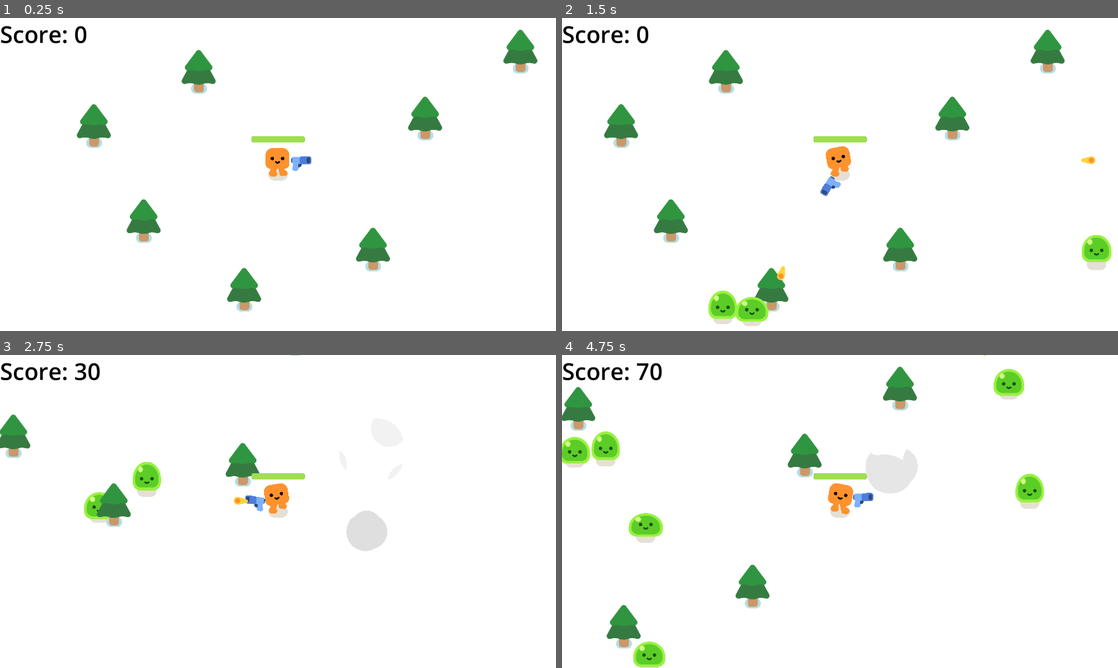
Above: before the commit, frames 1-4 (two rows, left to right).
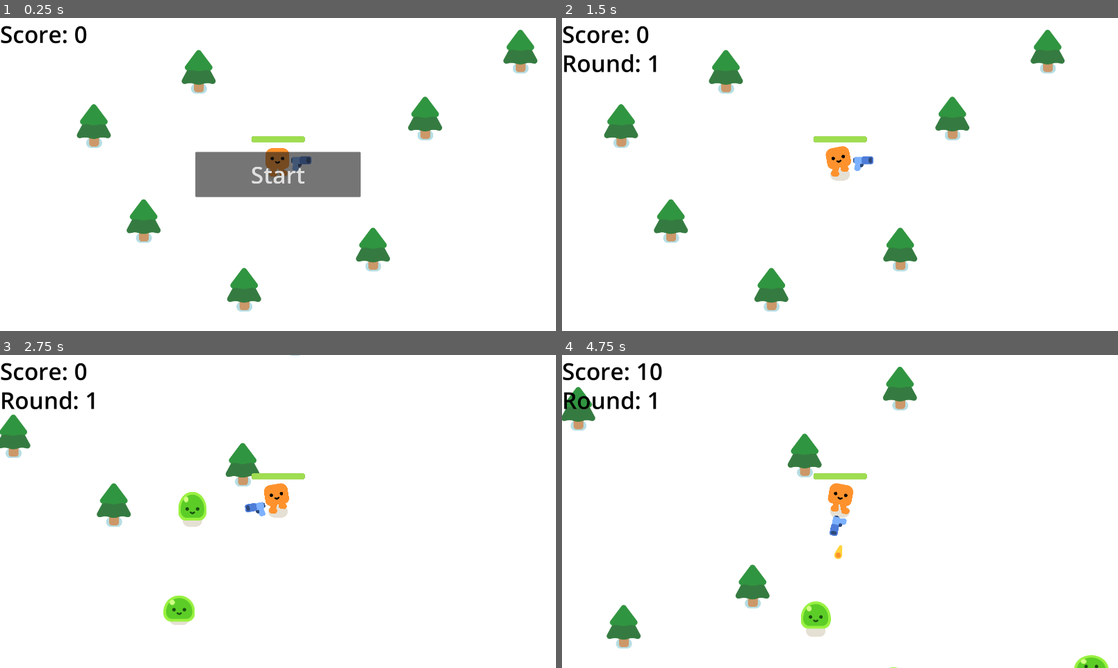
Above: after the commit, the same moments.

Repository: massayukinho/learnGodot
Game: Godot game, scene res://survivor_game.tscn
Two runs of this game, one before a commit and one after it. Both use one fixed random seed, a clock stepped at 60 frames per second and the inputs below.
Inputs (mouse positions are in pixels of both pictures, inside the frame that each line leads up to):
- Up to frame 1 (0.25 s): no input
- Up to frame 2 (1.5 s): click (840, 174) at 0.5 s, where only the run after the commit has a clickable "Start"; hold D (move_right) from 1.28 s (still down)
- Up to frame 3 (2.75 s): release D (move_right) at 2.03 s; hold S (move_down) from 2.03 s (still down)
- Up to frame 4 (4.75 s): release S (move_down) at 2.78 s; hold D (move_right) 2.78-3.53 s; hold W (move_up) 3.53-4.28 s; hold A (move_left) from 4.28 s (still down)

The runs differ from the first frame. In frame 1, 4.3% of the frame differs, in the area x 35-65%, y 42-58%; in frame 2, 2.1%; in frame 3, 3.0%; in frame 4, 5.0%, in the area x 0-99%, y 0-100%.

Commit message:
Rounds + visual fix
-Bullets origin point now moves accordingly when pistol flips vertically

-Bullets are only fired when there are enemies in range

-Implemented rounds

-Rounds get increasingly difficult (Each round mobs spawn faster, round duration increases, but you get more points)

-Player damage taken rate increased from 5.0 to 10.0

Diff:
--- a/bullet.tscn
+++ b/bullet.tscn
@@ -13,6 +13,7 @@
 script = ExtResource("1_xwucw")
 
 [node name="Projectile" type="Sprite2D" parent="."]
+unique_name_in_owner = true
 position = Vector2(-11, -1)
 texture = ExtResource("2_kqtgi")
 
--- a/gun.gd
+++ b/gun.gd
@@ -1,15 +1,20 @@
 extends Area2D
-
 
 func _physics_process(_delta: float) -> void:
 	var enemies_in_range = get_overlapping_bodies()
 	if enemies_in_range.size() > 0:
+		if %ShootTimer.is_stopped() == true:
+			%ShootTimer.start()
 		var target_enemy = enemies_in_range.front()
 		look_at(target_enemy.global_position)
+	else:
+		%ShootTimer.stop()
 	if (global_rotation_degrees > 90 and global_rotation_degrees < 270) or (global_rotation_degrees < -90 and global_rotation_degrees > -270):
 		%Pistol.flip_v = true
+		%ShootingPoint.position = Vector2(25, 11)
 	else:
 		%Pistol.flip_v = false
+		%ShootingPoint.position = Vector2(25, -11)
 
 
 func shoot():
--- a/gun.tscn
+++ b/gun.tscn
@@ -25,8 +25,8 @@
 unique_name_in_owner = true
 position = Vector2(25, -11)
 
-[node name="Timer" type="Timer" parent="."]
+[node name="ShootTimer" type="Timer" parent="."]
+unique_name_in_owner = true
 wait_time = 0.3
-autostart = true
 
-[connection signal="timeout" from="Timer" to="." method="_on_timer_timeout"]
+[connection signal="timeout" from="ShootTimer" to="." method="_on_timer_timeout"]
--- a/mob.gd
+++ b/mob.gd
@@ -1,6 +1,6 @@
 extends CharacterBody2D
 
-var health = 1
+var health = 3
 
 signal killed
 @onready var player = get_node("/root/Game/Player")
--- a/mob.tscn
+++ b/mob.tscn
@@ -9,6 +9,7 @@
 [node name="Mob" type="CharacterBody2D"]
 collision_layer = 2
 collision_mask = 3
+platform_floor_layers = 4294967040
 script = ExtResource("1_7shvq")
 
 [node name="Slime" parent="." instance=ExtResource("1_cwd6y")]
--- a/player.gd
+++ b/player.gd
@@ -15,7 +15,7 @@
 	else:
 		%HappyBoo.play_idle_animation()
 
-	const DAMAGE_RATE = 5.0
+	const DAMAGE_RATE = 10.0
 	var overlapping_mobs = %HurtBox.get_overlapping_bodies()
 	if overlapping_mobs.size() > 0:
 		health -= DAMAGE_RATE * overlapping_mobs.size() * delta
--- a/survivor_game.gd
+++ b/survivor_game.gd
@@ -5,6 +5,8 @@
 # sempre que o score é atualizado
 
 var score = 0
+var kill_points = 10
+var round_count = 0
 
 func spawn_mob():
 	var new_mob = preload("res://mob.tscn").instantiate()
@@ -14,7 +16,7 @@
 	# Se inscrever no signal de quando o mob morre.
 	new_mob.killed.connect(_on_killed.bind())
 
-func _on_timer_timeout() -> void:
+func _on_spawn_timeout() -> void:
 	spawn_mob()
 
 
@@ -26,5 +28,24 @@
 	%ScoreLabel.text = "Score: " + str(score)
 
 func _on_killed() -> void:
-	score += 10
+	score += kill_points
 	update_score()
+
+func _on_round_timer_timeout() -> void:
+	%SpawnTimer.stop()
+	%SpawnTimer.wait_time = %SpawnTimer.wait_time * 0.95
+	%RoundTimer.wait_time = %RoundTimer.wait_time * 1.05
+	kill_points += 5
+	%StartButton.text = "Start next round"
+	%StartButton.visible = true
+	%StartButton.disabled = false
+
+func _on_start_button_button_down() -> void:
+	round_count += 1
+	%RoundCounter.text = "Round: " + str(round_count)
+	if %RoundCounter.visible == false:
+		%RoundCounter.visible = true
+	%StartButton.visible = false
+	%StartButton.disabled = true
+	%SpawnTimer.start()
+	%RoundTimer.start()
--- a/survivor_game.tscn
+++ b/survivor_game.tscn
@@ -31,8 +31,35 @@
 theme_override_font_sizes/font_size = 80
 text = "Score: 0"
 
+[node name="StartButton" type="Button" parent="HUD"]
+unique_name_in_owner = true
+anchors_preset = 8
+anchor_left = 0.5
+anchor_top = 0.5
+anchor_right = 0.5
+anchor_bottom = 0.5
+offset_left = -285.0
+offset_top = -78.0
+offset_right = 285.0
+offset_bottom = 78.0
+grow_horizontal = 2
+grow_vertical = 2
+theme_override_font_sizes/font_size = 80
+text = "Start"
+
+[node name="RoundCounter" type="Label" parent="HUD"]
+unique_name_in_owner = true
+visible = false
+offset_top = 100.0
+offset_right = 340.0
+offset_bottom = 210.0
+theme_override_colors/font_color = Color(0, 0, 0, 1)
+theme_override_font_sizes/font_size = 80
+text = "Round: 0"
+
 [node name="Player" parent="." instance=ExtResource("1_r1385")]
 position = Vector2(989, 518)
+platform_floor_layers = 4294967040
 
 [node name="Path2D" type="Path2D" parent="Player"]
 position = Vector2(-989, -518)
@@ -64,9 +91,14 @@
 [node name="PineTree7" parent="." instance=ExtResource("2_tn4nh")]
 position = Vector2(1827, 152)
 
-[node name="Timer" type="Timer" parent="."]
-wait_time = 0.3
-autostart = true
+[node name="RoundTimer" type="Timer" parent="."]
+unique_name_in_owner = true
+wait_time = 10.0
+one_shot = true
+
+[node name="SpawnTimer" type="Timer" parent="."]
+unique_name_in_owner = true
+wait_time = 0.9
 
 [node name="GameOver" type="CanvasLayer" parent="."]
 unique_name_in_owner = true
@@ -96,5 +128,7 @@
 theme_override_font_sizes/font_size = 156
 text = "Game Over"
 
+[connection signal="button_down" from="HUD/StartButton" to="." method="_on_start_button_button_down"]
 [connection signal="health_depleted" from="Player" to="." method="_on_player_health_depleted"]
-[connection signal="timeout" from="Timer" to="." method="_on_timer_timeout"]
+[connection signal="timeout" from="RoundTimer" to="." method="_on_round_timer_timeout"]
+[connection signal="timeout" from="SpawnTimer" to="." method="_on_spawn_timeout"]
